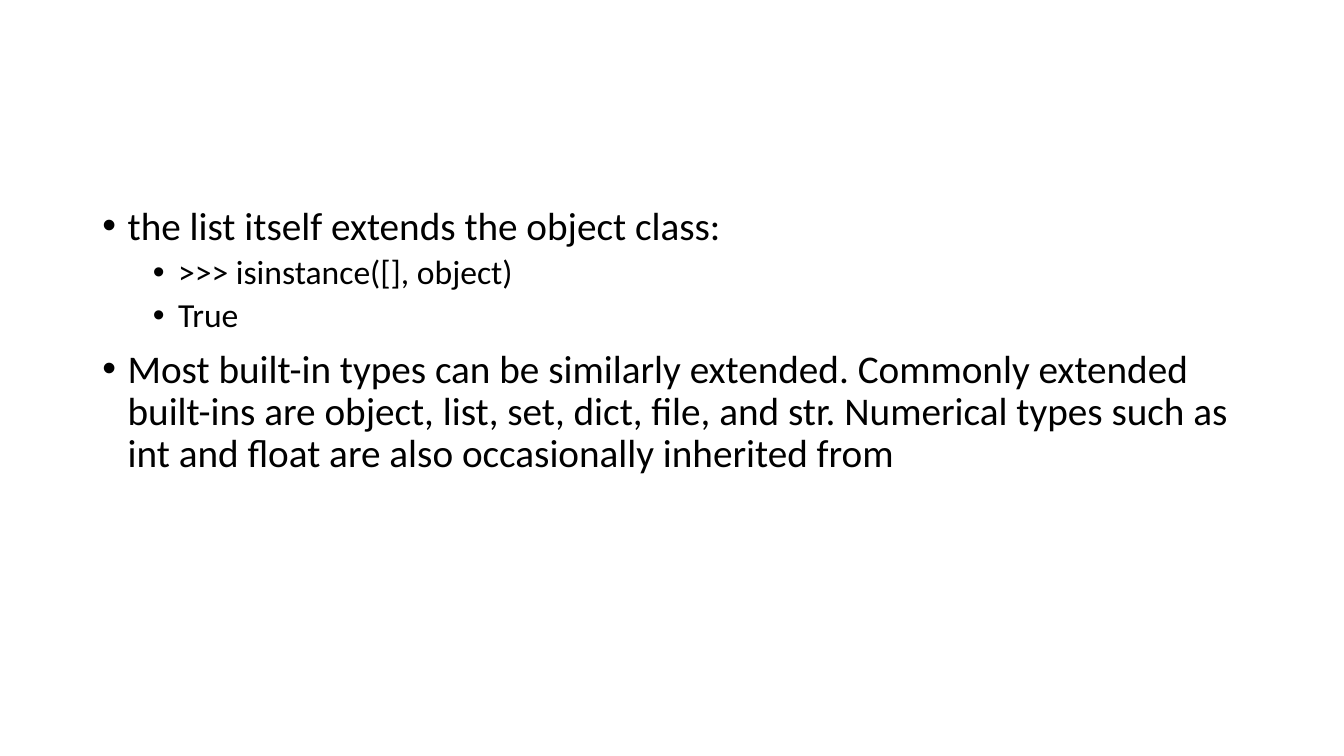
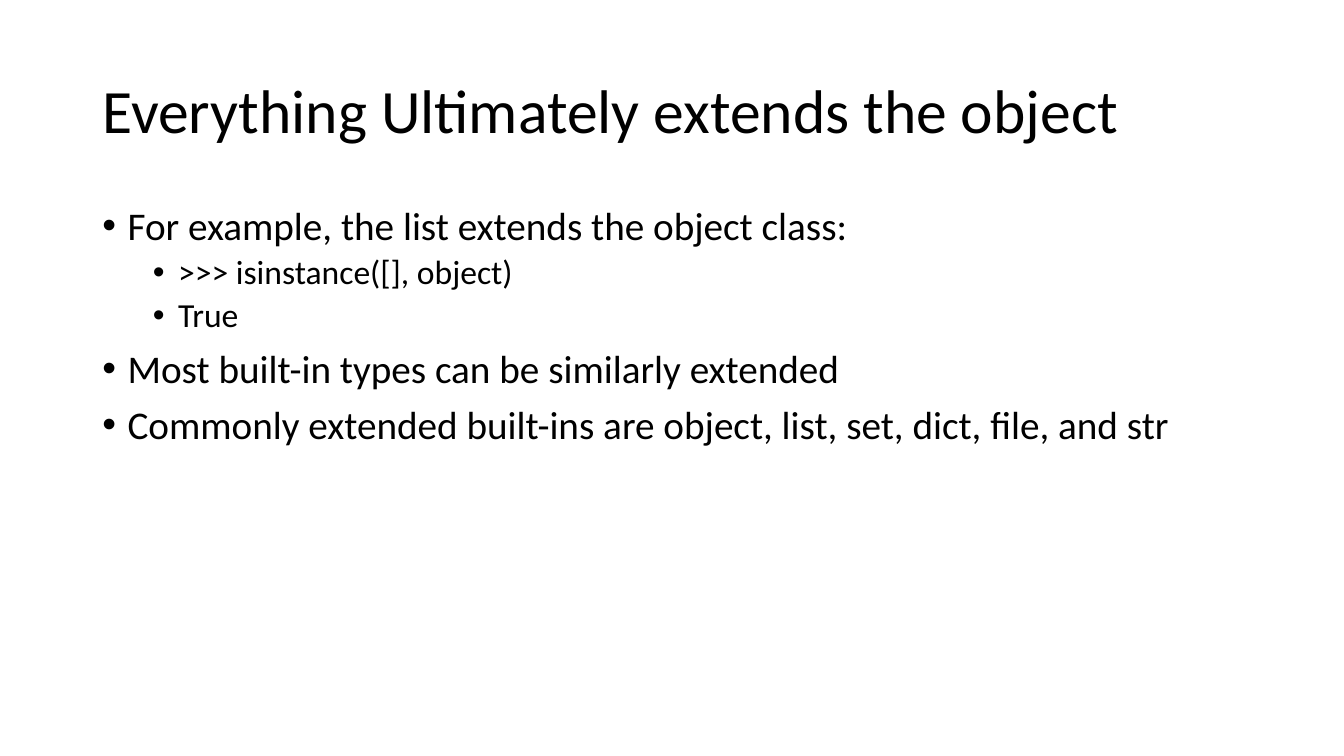
Before and after one commit to onionmccabbage/pythonTrainingMar2021, a slide deck: slide 45 of Python_Preso_Mar2021.pptx. Drawn at 1344x756 pixels with LibreOffice and Linux fonts; fonts in the diff are those of the drawing. Boxes give left, top, right and bottom in pixels: in the first picture for what was removed or moved away, otherwise in the second. Text is boxed around its words. In the diff, an @@ line names an element or a change of style, - is before the commit and + after.

```diff
--- a/Python_Preso_Mar2021.pptx
+++ b/Python_Preso_Mar2021.pptx
@@ title added at (x1=102, y1=90, x2=1118, y2=144), 44 pt, text #000000 @@
+Everything Ultimately extends the object
@@ text at (x1=128, y1=212, x2=847, y2=247): text changed @@
-• the list itself extends the object class:
+• For example, the list extends the object class:
@@ text at (x1=128, y1=355, x2=1169, y2=446): text changed @@
-• Most built-in types can be similarly extended. Commonly extended built-ins are object, list, set, dict, file, and str. Numerical types such as int and float are also occasionally inherited from
+• Most built-in types can be similarly extended
+• Commonly extended built-ins are object, list, set, dict, file, and str
```
Also in this commit, not shown: 7 other slides changed, 6 other files.
